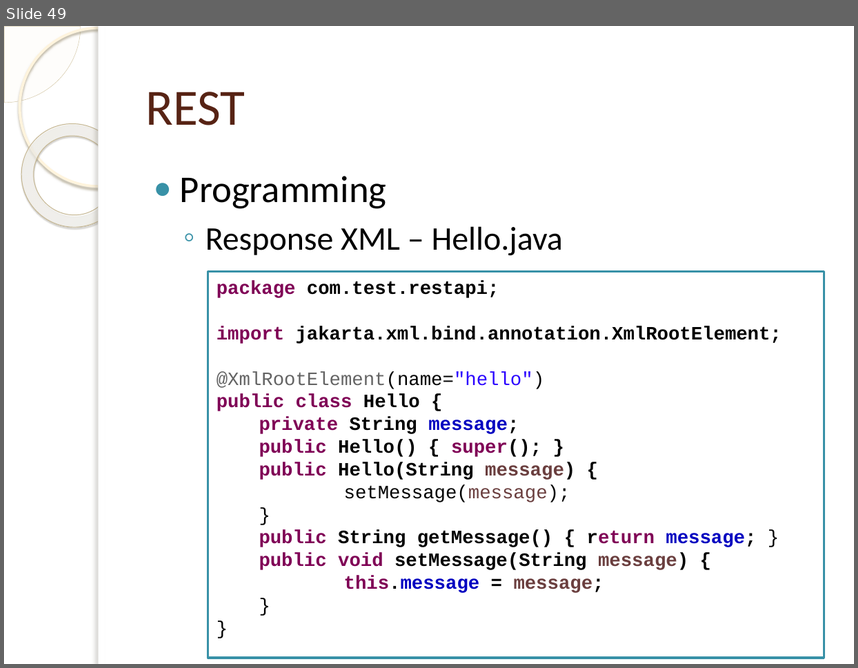
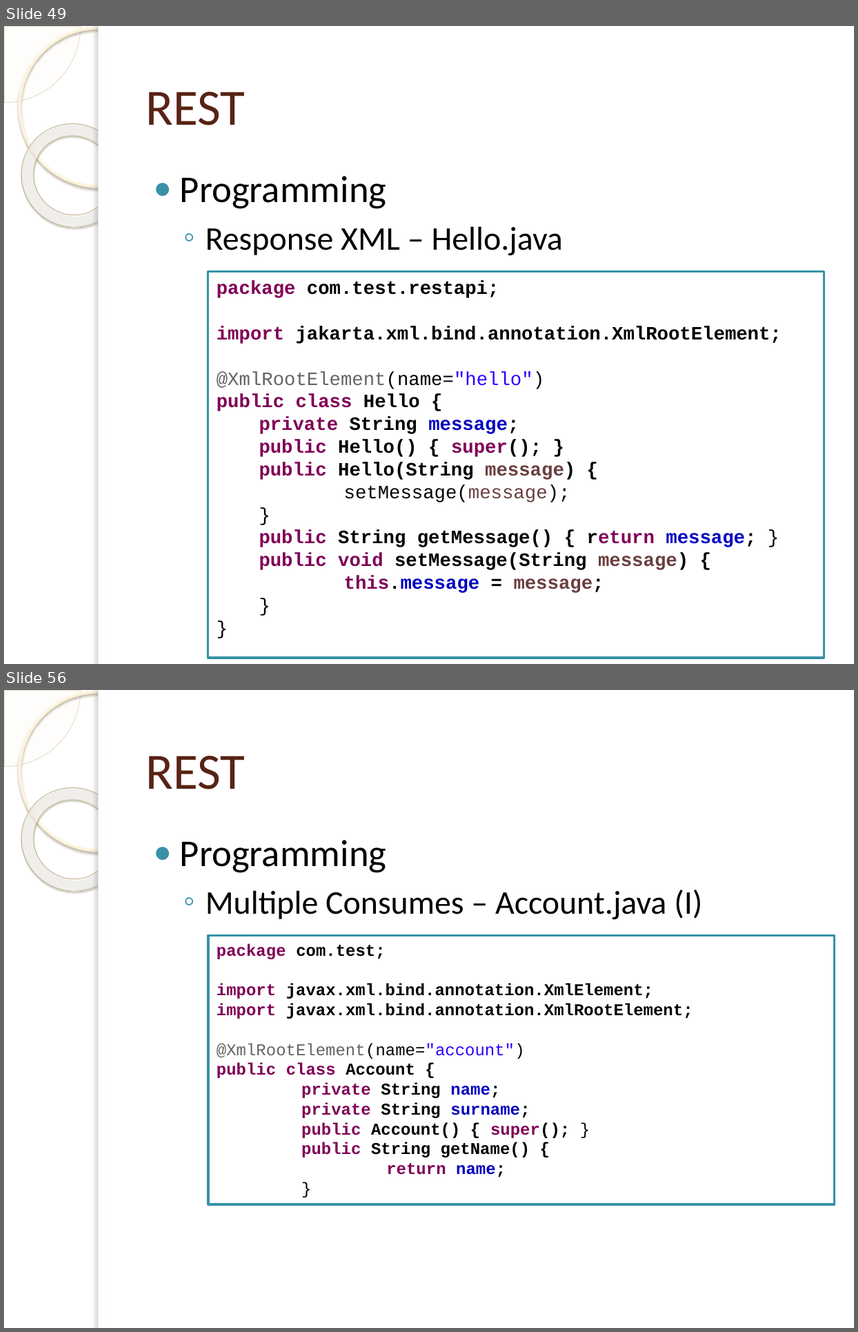
Before and after one commit to tassun/train-rest, a slide deck: Introduction to Rest.pptx. Shown one above the other, each under a label of ours: slide 49 before the commit, slides 49 and 56 after it; the slides between them are not shown. The pictures are 858x668 and 858x1332 pixels, drawn with LibreOffice and Linux fonts; fonts in the diff are those of the drawing; background and template pictures are left out. Boxes give left, top, right and bottom in pixels: in the first picture for what was removed or moved away, otherwise in the second. Text is boxed around its words. In the diff, an @@ line names an element or a change of style, - is before the commit and + after.

```diff
--- a/Introduction to Rest.pptx
+++ b/Introduction to Rest.pptx
@@ slide 56 added at bbox=[4, 690, 854, 1328], background picture (left out); not listed: 5 template elements that a slide beside it also shows @@
@@ title added at bbox=[146, 756, 245, 789], 43 pt, text #572314 @@
+REST
@@ text added at bbox=[180, 840, 702, 920], 28 pt, text #000000 @@
+● Programming
+  ◦ Multiple Consumes – Account.java (I)
@@ rectangle added at bbox=[208, 935, 835, 1203], outline #3891A7 2 pt, 14 pt, text #000000, bold @@
+package com.test;
+import javax.xml.bind.annotation.XmlElement;
+import javax.xml.bind.annotation.XmlRootElement;
+@XmlRootElement(name="account")
+public class Account {
+private String name;
+private String surname;
+public Account() { super(); }
+public String getName() {
+return name;
+}
```
Also in this commit, not shown: 7 other slides added, 1 other file.
